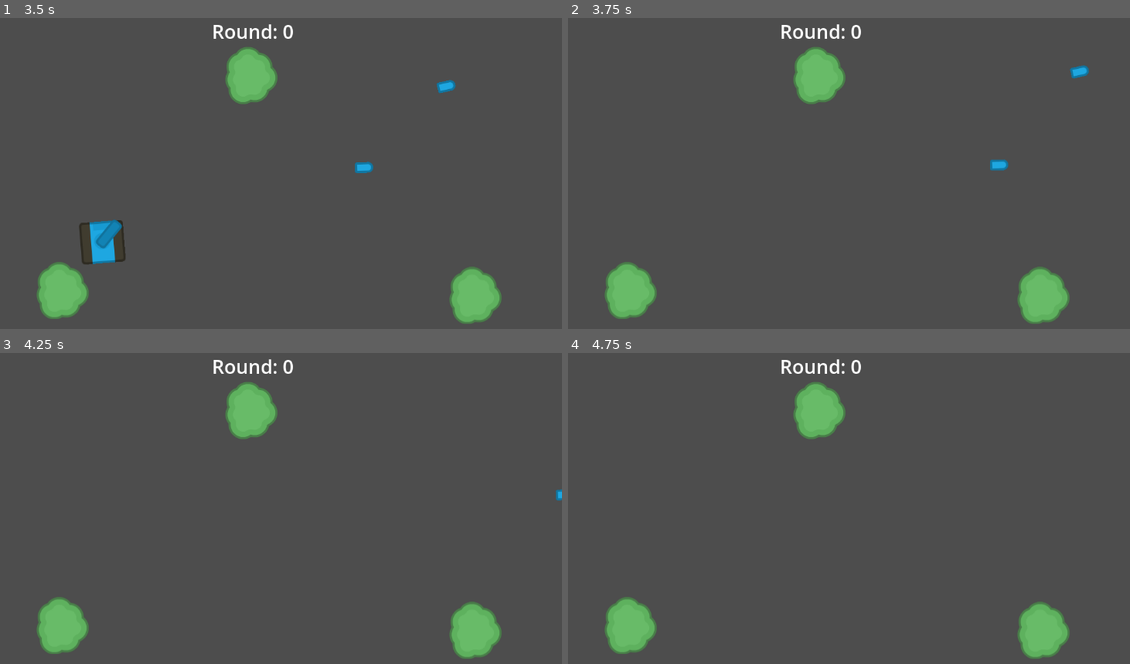
Above: before the commit, frames 1-4 (two rows, left to right).
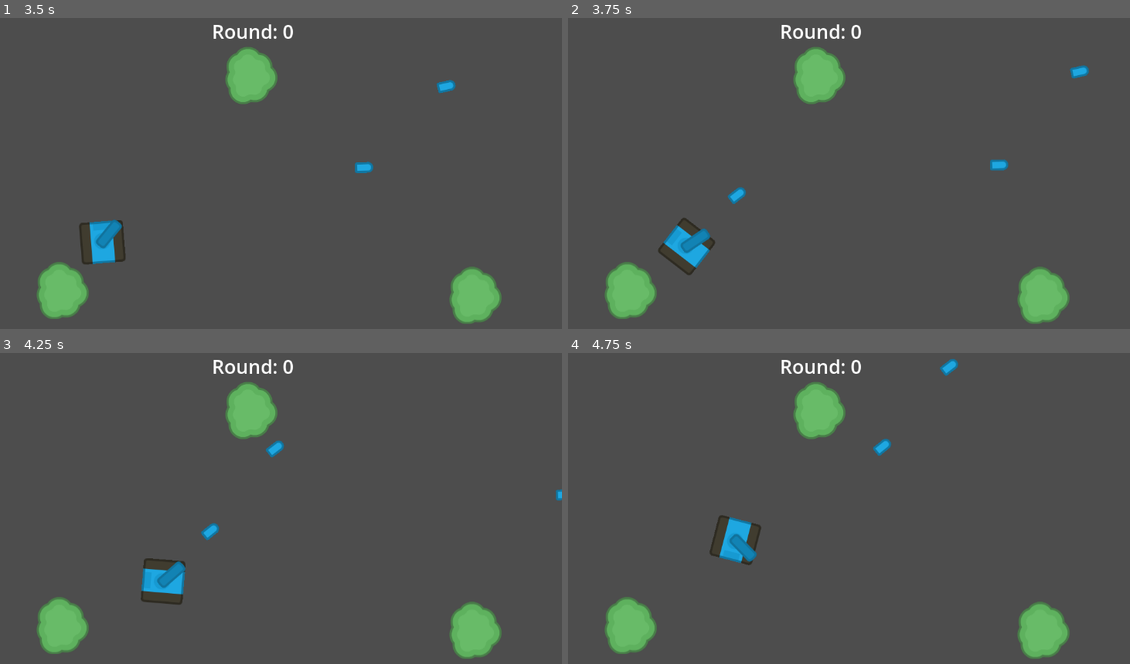
Above: after the commit, the same moments.

Repository: WismyI3easT/Pochullets
Game: Godot game, scene res://Scenes/world.tscn
Two runs of this game, one before a commit and one after it. Both use one fixed random seed, a clock stepped at 60 frames per second and the inputs below.
Inputs (mouse positions are in pixels of both pictures, inside the frame that each line leads up to):
- Up to frame 1 (3.5 s): click (252, 217) at 0.52 s; type "12" at 0.6 s; click "Host" at 1.25 s; tap Enter at 2 s; move the mouse to (387, 173) at 2.02 s; press the mouse at (387, 173) at 2.03 s; hold D (right) 2.03-2.78 s; move the mouse to (129, 207) at 2.77 s; release the mouse at (129, 207) at 2.78 s; hold S (down) from 2.78 s (still down); click (129, 207) at 2.85 s
- Up to frame 2 (3.75 s): move the mouse to (882, 114) at 3.52 s; release S (down) at 3.53 s; press the mouse at (882, 114) at 3.53 s; hold D (right) from 3.53 s (still down)
- Up to frame 3 (4.25 s): keep holding D (right)
- Up to frame 4 (4.75 s): move the mouse to (792, 595) at 4.27 s; release D (right) at 4.28 s; release the mouse at (792, 595) at 4.28 s; hold W (up) from 4.28 s (still down); click (792, 595) at 4.35 s

Frame 1 is identical in both runs. In frame 2, 1.2% of the frame differs, in the area x 16-32%, y 54-83%; in frame 3, 1.2%; in frame 4, 1.3%, in the area x 25-70%, y 1-69%.

Commit message:
Changed how bullets are spawned

Diff:
--- a/Scripts/PlayerContainer.gd
+++ b/Scripts/PlayerContainer.gd
@@ -17,13 +17,3 @@
 				node.global_position = spawn_pos_2.global_position
 
 		current_player += 1
-
-		node.bullet_shot.connect(_on_player_bullet_shot)
-
-
-func _on_player_bullet_shot(bullet_scene, location, _rotation):
-	var bullet = bullet_scene.instantiate()
-	bullet.damage = 100
-	bullet.global_position = location
-	bullet.rotation = _rotation
-	find_parent("World").find_child("BulletContainer").add_child(bullet)
--- a/Scripts/bullet.gd
+++ b/Scripts/bullet.gd
@@ -3,13 +3,14 @@
 
 class_name Bullet
 
+@export var damage = 25
 @export var speed = 500
-@export var damage = 25
+@export var shooter_id = -1
 
 func _physics_process(delta):
     global_position += Vector2(speed * delta, 0).rotated(rotation)
 
 func _on_body_entered(body):
-    if body.has_method("apply_damage"):
+    if body.has_method("apply_damage") and body.get_instance_id() != shooter_id:
         body.apply_damage(damage)
-    queue_free()
+        queue_free()
--- a/Scripts/player.gd
+++ b/Scripts/player.gd
@@ -3,7 +3,6 @@
 
 class_name Player
 
-signal bullet_shot(bullet_scene, location, rotation)
 
 @onready var muzzle = $Body/Gun/Muzzle
 
@@ -17,7 +16,9 @@
 }
 
 var bullet_scene = preload("res://Scenes/bullet.tscn")
+
 var shoot_cd := false
+
 
 func _enter_tree():
 	set_multiplayer_authority(name.to_int())
@@ -53,7 +54,14 @@
 
 @rpc("call_local")
 func shoot():
-	bullet_shot.emit(bullet_scene, muzzle.global_position, $Body/Gun.global_rotation)
+	var bullet = bullet_scene.instantiate()
+	bullet.shooter_id = get_instance_id()
+	bullet.damage = stats.bullet_damage
+	bullet.speed = stats.bullet_speed
+	get_parent().add_child(bullet)
+	bullet.global_position = $Body/Gun/Muzzle.global_position
+	bullet.rotation = $Body/Gun.global_rotation
+
 
 func apply_damage(damage):
 	stats.health -= damage
